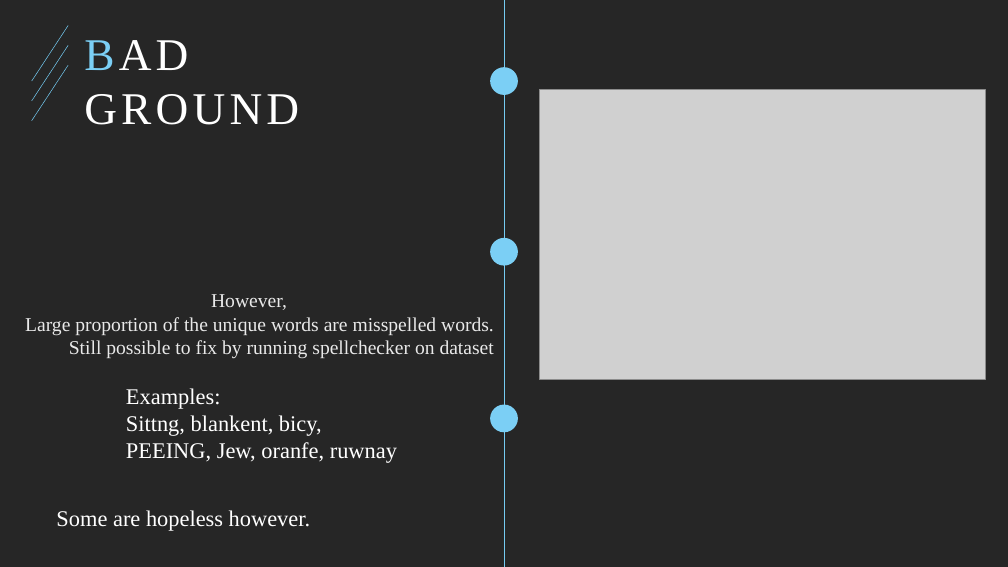
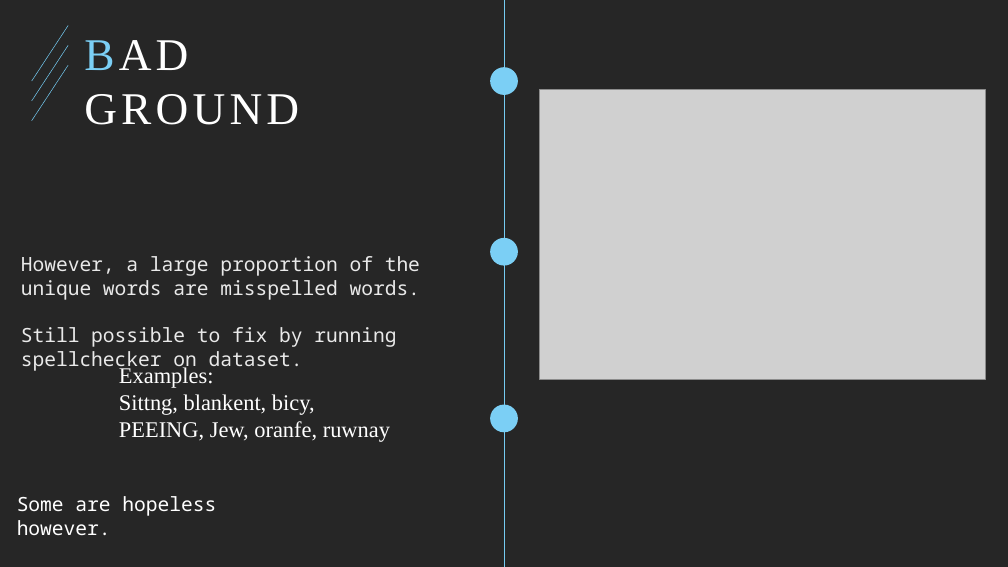
Before and after one commit to Shaun2h/Image-captioning, a slide deck: slide 5 of Deep Deep Deeeeep.pptx. Drawn at 1008x567 pixels with LibreOffice and Linux fonts; fonts in the diff are those of the drawing; grey boxes stand for pictures. Boxes give left, top, right and bottom in pixels: in the first picture for what was removed or moved away, otherwise in the second. Text is boxed around its words. In the diff, an @@ line names an element or a change of style, - is before the commit and + after.

```diff
--- a/Deep Deep Deeeeep.pptx
+++ b/Deep Deep Deeeeep.pptx
@@ text at box(21, 256, 420, 372): text changed; font Times New Roman to Noto Sans Mono @@
-However,
-Large proportion of the unique words are misspelled words.
-Still possible to fix by running spellchecker on dataset
+However, a large proportion of the unique words are misspelled words.
+Still possible to fix by running spellchecker on dataset.
@@ text "Examples:": place and size @@
-text "Examples:" at box(126, 388, 397, 463)
+text "Examples:" at box(119, 367, 390, 442)
@@ text "Some are hopeless however.": place and size @@
-text "Some are hopeless however." at box(56, 510, 310, 531)
+text "Some are hopeless however." at box(17, 496, 216, 535)
@@ text "Some are hopeless however." at box(17, 496, 216, 535): size 32 to 28 pt, font Times New Roman to Noto Sans Mono @@
```
Also in this commit, not shown: 7 other slides changed, 2 slides added, 9 other files.
